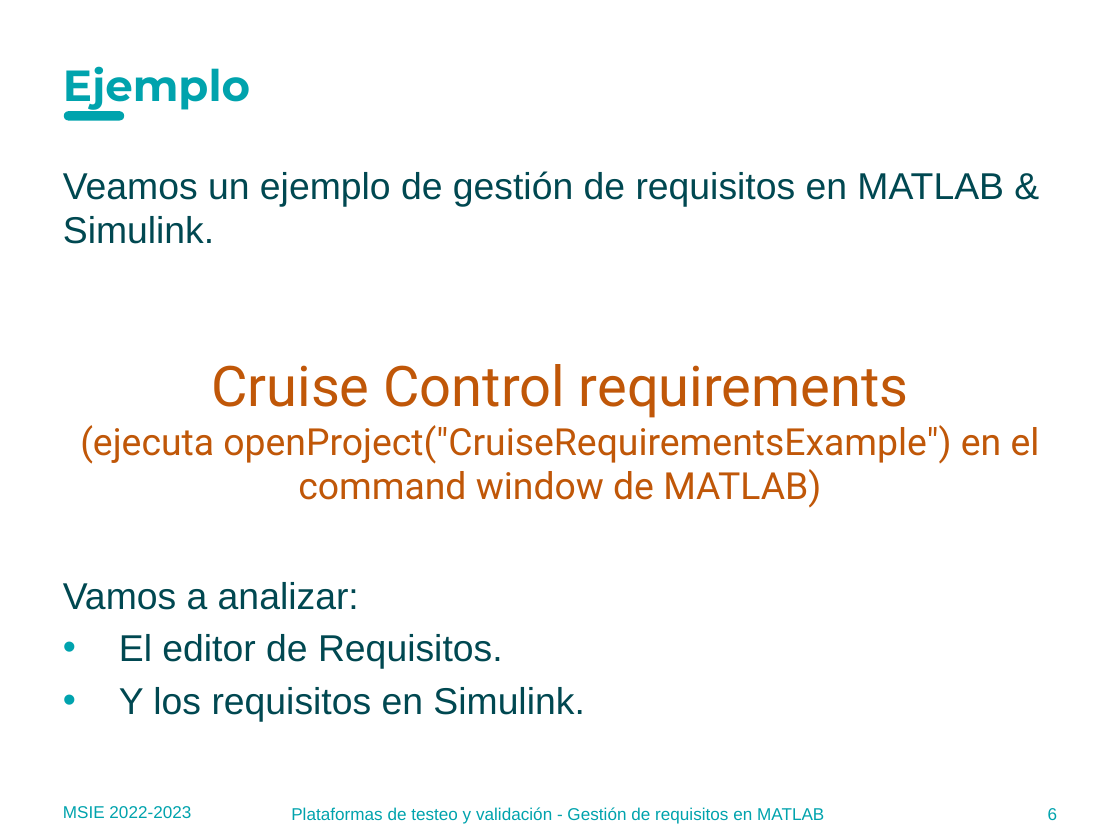
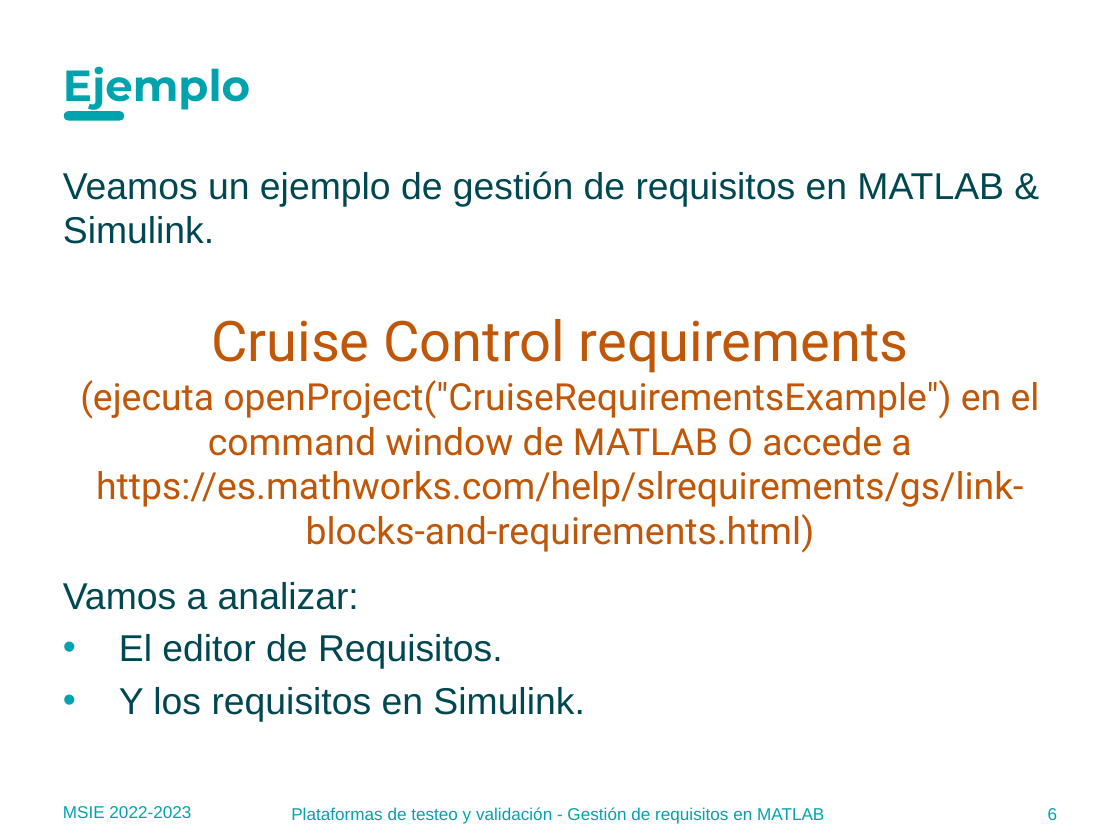
Before and after one commit to MU-MATHWORKS/MODEL-BASED-LIFE-CYCLE-WITH-MATLAB-SIMULINK, a slide deck: slide 6 of 2_PHASE3_Requirements/docs/2.2 Requirements management in MATLAB_ES.pptx. Drawn at 1120x840 pixels with LibreOffice and Linux fonts; fonts in the diff are those of the drawing; background and template pictures are left out. Boxes give left, top, right and bottom in pixels: in the first picture for what was removed or moved away, otherwise in the second. Text is boxed around its words. In the diff, an @@ line names an element or a change of style, - is before the commit and + after.

Commit message:
Added link to requirements example in MATLAB webpage

```diff
--- a/2_PHASE3_Requirements/docs/2.2 Requirements management in MATLAB_ES.pptx
+++ b/2_PHASE3_Requirements/docs/2.2 Requirements management in MATLAB_ES.pptx
@@ text "Cruise Control requirements": place and size @@
-text "Cruise Control requirements" at (80, 364, 1040, 508)
+text "Cruise Control requirements" at (80, 319, 1040, 553)
@@ text at (80, 380, 1040, 553): text changed @@
-(ejecuta openProject("CruiseRequirementsExample") en el command window de MATLAB)
+(ejecuta openProject("CruiseRequirementsExample") en el command window de MATLAB O accede a https://es.mathworks.com/help/slrequirements/gs/link-blocks-and-requirements.html)
```
Also in this commit, not shown: 1 other file.
